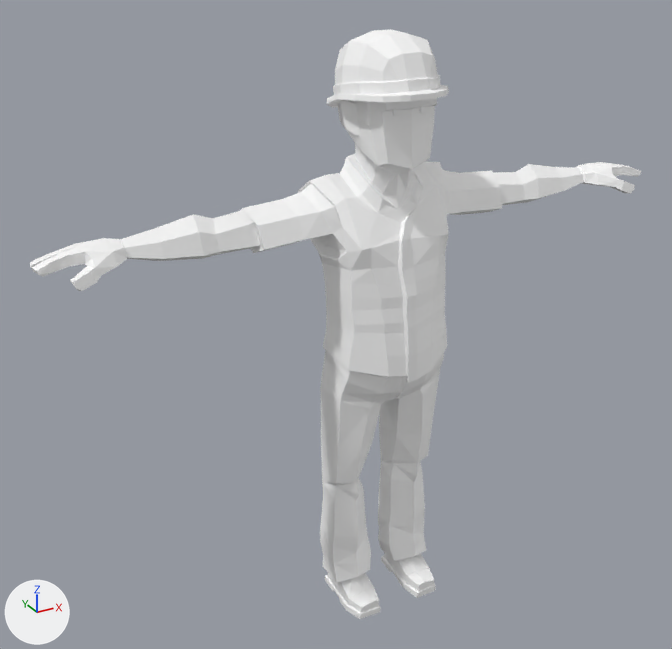
Two versions of the glTF model assets/synty/characters/models/SK_Character_Roadworker.glb, one commit apart.
Both versions are drawn from a camera (50 mm lens) standing at (-1.41, -2.27, 2.16) and looking at (-0.12, 0.09, 0.98). The axes (+X, +Y, +Z) are drawn at lower left. The lights are the same throughout.

Objects in the first picture: 'SK_Character_Roadworker'.
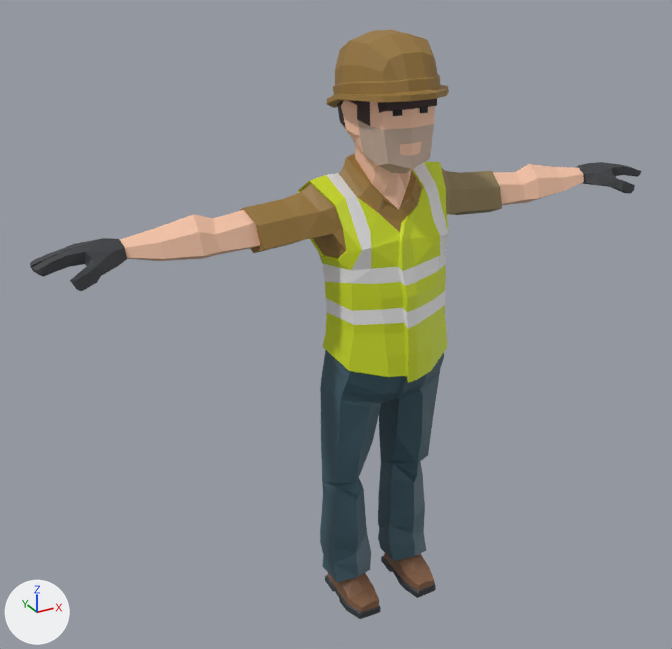
Edits to the bpy script that builds the scene:
```text
Add img_polygon_city_characters_texture_01_a:
    img_polygon_city_characters_texture_01_a = load_image('Polygon_City_Characters_Texture_01_A', '_unpacked/Polygon_City_Characters_Texture_01_A', 1024, 1024, 'sRGB')
Change mat_lambert11:
    remove mat_lambert11.base_color = (1.0, 1.0, 1.0)  # white #ffffff
    add mat_lambert11.texture = img_polygon_city_characters_texture_01_a
```

Changed parts and their boxes (x1, y1, x2, y2) in the pictures (672 x 649 px):
'SK_Character_Roadworker', surface changed: (30, 29, 641, 619) in both
